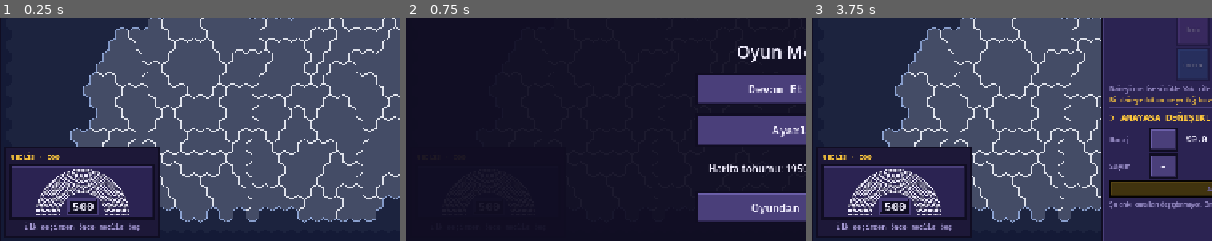
Above: before the commit, frames 1-3 (left to right).
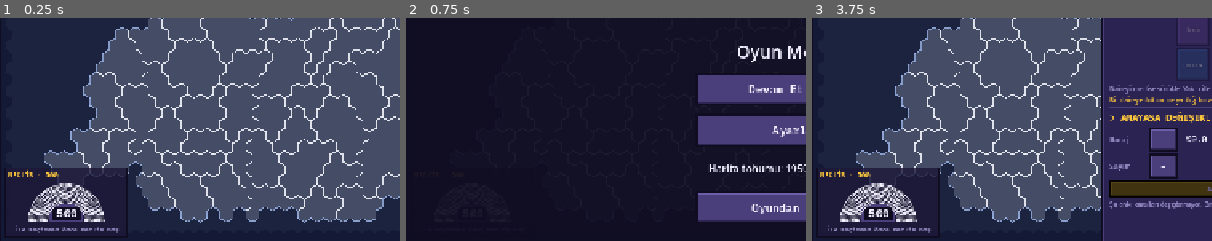
Above: after the commit, the same moments.

Repository: TriQue06/siyaset_oyunu_test_experimental
Game: Godot game, scene res://scenes/GameScreen.tscn
The game is run twice, just before and just after one commit, with the same random seed, the same clock (stepped at 60 frames per second) and the same inputs. This scene is started directly instead of the project's main scene. Sound files missing from this copy of the repository are replaced by a short silence.
Inputs:
- Up to frame 1 (0.25 s): no input
- Up to frame 2 (0.75 s): click "Menü" at 0.5 s
- Up to frame 3 (3.75 s): click "Devam Et (ESC)" at 1.25 s; click "HÜKÜMET" at 2 s; click "LOG" at 2.75 s; click "YASA bedelsiz" at 3.5 s
The pictures show only the part of the screen within x 1-51%, y 22-72%; the shares and areas given below are measured in that part.

The runs differ from the first frame. In frame 1, 10% of the frame differs, in the area x 2-40%, y 57-97%; in frame 2, less than 0.1%; in frame 3, 10%.

Commit message:
Sürüm 0.0.148: küçük meclis rozeti, kart eli taşmıyor
Co-Authored-By: Claude Opus 5.5 <noreply@anthropic.com>

Diff:
--- a/siyaset-oyunu/project.godot
+++ b/siyaset-oyunu/project.godot
@@ -11,7 +11,7 @@
 [application]
 
 config/name="Siyaset Oyunu"
-config/version="0.0.147"
+config/version="0.0.148"
 run/main_scene="res://scenes/Lobby.tscn"
 config/quit_on_go_back=false
 config/features=PackedStringArray("4.7", "Forward Plus")
--- a/siyaset-oyunu/scripts/game_screen.gd
+++ b/siyaset-oyunu/scripts/game_screen.gd
@@ -34,7 +34,7 @@
 const R_MANA := Rect2(952, 560, 148, 64)
 const R_TRASH := Rect2(1108, 560, 156, 64)
 const R_PASS := Rect2(952, 632, 312, 72)
-const R_PARL := Rect2(24, 368, 248, 144)
+const R_PARL := Rect2(24, 400, 196, 112)
 const R_PARL_VOTE := Rect2(24, 232, 296, 280)
 ## Sağ üstte Menü düğmesi: şerit oraya kadar uzanmaz.
 const MENU_RESERVE := 140.0
@@ -347,7 +347,8 @@
 	# gibi kendi zemini ve sert gölgesi olan bir panelin içinde.
 	var board := get_node_or_null("%ParliamentBoard") as PanelContainer
 	if board != null:
-		UiSkin.skin_panel(board, UiSkin.PANEL)
+		# Rozetin içinde ayrı bir çerçeve olmasın: diyagram rozet zeminine oturur.
+		board.add_theme_stylebox_override("panel", StyleBoxEmpty.new())
 	var actions_panel := get_node_or_null("%ActionsPanel") as PanelContainer
 	if actions_panel != null:
 		UiSkin.skin_panel(actions_panel, UiSkin.PANEL_DARK)
@@ -438,6 +439,8 @@
 	hand_container.offset_left = 0.0
 	hand_container.offset_right = 0.0
 	hand_container.alignment = BoxContainer.ALIGNMENT_BEGIN
+	hand_container.grow_horizontal = Control.GROW_DIRECTION_END
+	hand_area.clip_contents = false
 	hand_container.offset_top = -CARD_DISPLAY_SIZE.y
 	hand_container.offset_bottom = 0.0
 	_fit_hand_width(CardManager.my_inventory().size())
@@ -630,7 +633,7 @@
 	if _parl_bg == null:
 		_parl_bg = Panel.new()
 		var style := StyleBoxFlat.new()
-		style.bg_color = Color("1d1838")
+		style.bg_color = Color(Color("1d1838"), 0.82)
 		style.border_color = UiTheme.INK
 		style.set_border_width_all(2)
 		_parl_bg.add_theme_stylebox_override("panel", style)
@@ -644,7 +647,7 @@
 			vbox.move_child(_parl_title, 0)
 			_parl_summary = Label.new()
 			_parl_summary.add_theme_font_override("font", UiTheme.mono(true))
-			_parl_summary.add_theme_font_size_override("font_size", 11)
+			_parl_summary.add_theme_font_size_override("font_size", 10)
 			_parl_summary.horizontal_alignment = HORIZONTAL_ALIGNMENT_CENTER
 			_parl_summary.mouse_filter = Control.MOUSE_FILTER_IGNORE
 			vbox.add_child(_parl_summary)
@@ -653,7 +656,7 @@
 		var chamber := bottom_area.get_node_or_null("ChamberSplit/ParliamentChamber") as MarginContainer
 		if chamber != null:
 			for side in ["left", "right", "top", "bottom"]:
-				chamber.add_theme_constant_override("margin_" + side, 8)
+				chamber.add_theme_constant_override("margin_" + side, 5)
 		var split := bottom_area.get_node_or_null("ChamberSplit") as Control
 		if split != null:
 			split.offset_top = 0
@@ -685,8 +688,8 @@
 		_parl_summary.add_theme_color_override("font_color", UiTheme.TEXT_MUTED)
 		return
 	var majority := total / 2 + 1
-	_parl_summary.text = ("Hükümet %d  ·  salt çoğ. %d  ·  Muh. %d" % [gov, majority, total - gov]) if GovernmentManager.has_government() \
-		else "Hükümet yok  ·  salt çoğunluk %d" % majority
+	_parl_summary.text = ("Hük %d · çoğ %d · Muh %d" % [gov, majority, total - gov]) if GovernmentManager.has_government() \
+		else "Hükümet yok · çoğunluk %d" % majority
 	_parl_summary.add_theme_color_override("font_color", UiTheme.TEXT)
 
 ## SAĞ SÜTUN: üstte sekmeler; Hükümet (hükümet + son olaylar), Log (sadece
@@ -1361,7 +1364,9 @@
 ## çekilip üst üste bindirilir; sıra göstergesine ve meclis butonlarına taşmaz.
 func _fit_hand_width(count: int) -> void:
 	var separation := HAND_CARD_SEPARATION
-	var available: float = hand_area.size.x - CARD_BAR_PADDING * 2.0
+	# Masadaki el alanının genişliği (düğüm boyu bir kare sonra kesinleşir;
+	# bayat boyla hesaplanınca el iki yana taşıyordu).
+	var available: float = _r(R_HAND).size.x
 	if count > 1 and available > 0.0:
 		var needed: float = count * CARD_DISPLAY_SIZE.x + (count - 1) * HAND_CARD_SEPARATION
 		if needed > available:
--- a/siyaset-oyunu/tools/party_politics_preview.gd
+++ b/siyaset-oyunu/tools/party_politics_preview.gd
@@ -38,6 +38,7 @@
 	cm._apply_dissolve(int(bots[1]))
 	cm.current_turn_index = cm.turn_order.find(me)
 	cm.mana[me] = 9.0
+	cm.inventories[me] = ["kaset", "populizm", "steal_weak", "karalama", "mana_bonusu", "bonus_kart", "steal_strong", "isyan"]
 	cm._push_state({"type": "timer"})
 	print("parti: %s, bağımsız %s" % [pm.parties[me]["name"], str(pm.is_independent(int(bots[1])))])
 
Not shown, changed: siyaset-oyunu/export_presets.cfg
